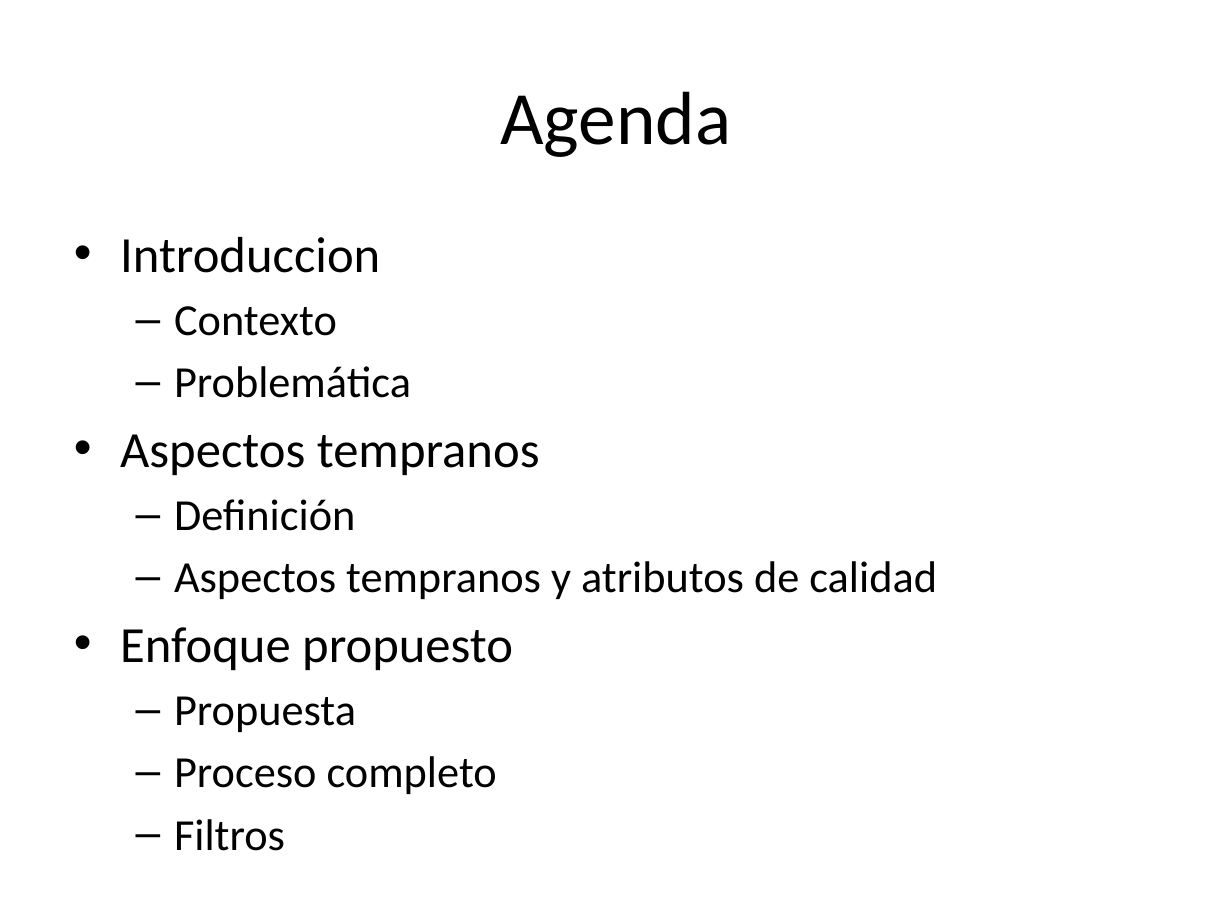
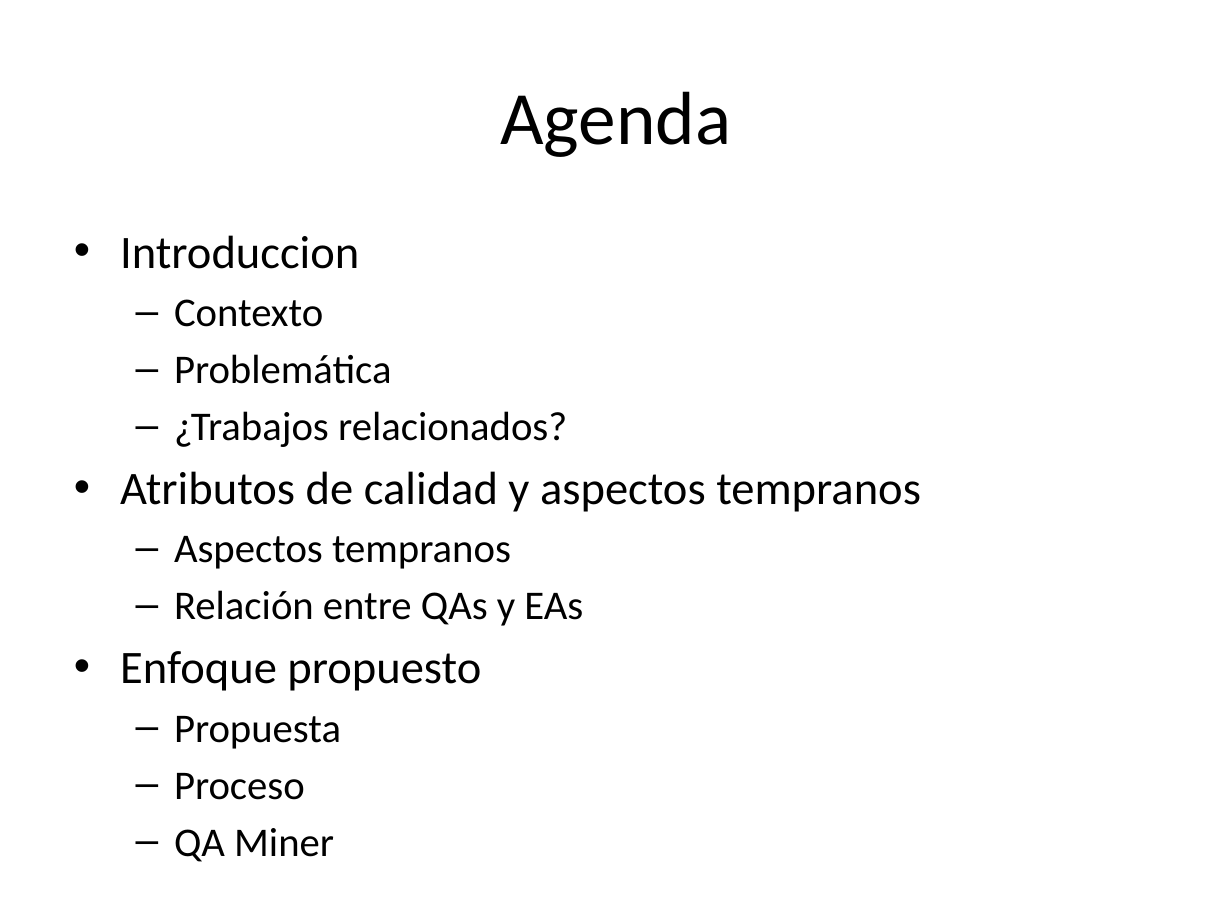
Before and after one commit to alejandrorago/qatesis2, a slide deck: slide 2 of Capitulos Finales/filiminasPeladas.pptx. Drawn at 1232x924 pixels with LibreOffice and Linux fonts; fonts in the diff are those of the drawing. Boxes give left, top, right and bottom in pixels: in the first picture for what was removed or moved away, otherwise in the second. Text is boxed around its words. In the diff, an @@ line names an element or a change of style, - is before the commit and + after.

```diff
--- a/Capitulos Finales/filiminasPeladas.pptx
+++ b/Capitulos Finales/filiminasPeladas.pptx
@@ text at (120,235,511,749): size 29.6 to 27.2 pt in "Introduccion", "Enfoque propuesto"; size 25.9 to 23.8 pt in "Contexto", "Problemática", "Propuesta"; size 29.6 to 23.8 pt in "Aspectos tempranos"; bullet • to –; list level 1 to 2 in "Aspectos tempranos" @@
@@ text at (120,411,921,512): paragraphs added @@
+  – ¿Trabajos relacionados?
+• Atributos de calidad y aspectos tempranos
@@ text at (174,590,583,626): text changed; size 25.9 to 23.8 pt @@
-  – Definición
-  – Aspectos tempranos y atributos de calidad
+  – Relación entre QAs y EAs
@@ text at (174,773,305,800): text changed; size 25.9 to 23.8 pt @@
-  – Proceso completo
-  – Filtros
+  – Proceso
+  – QA Miner
```
Also in this commit, not shown: 1 other slide changed.
